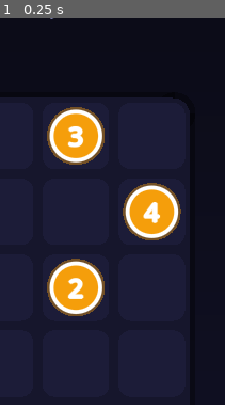
Above: before the commit, frame 1.
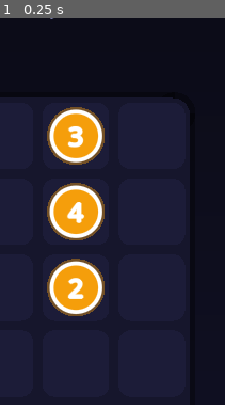
Above: after the commit, the same moment.

Repository: altafhssn/NumberZIpZap
Game: Godot game, scene res://scenes/Main.tscn
The game is run twice, just before and just after one commit, with the same random seed, the same clock (stepped at 60 frames per second) and the same inputs.
Inputs:
- Up to frame 1 (0.25 s): no input
The pictures show only the part of the screen within x 50-100%, y 6-56%; the shares and areas given below are measured in that part.

The runs differ from the first frame. In frame 1, 6.0% of the frame differs, in the area x 20-81%, y 42-58%.

Commit message:
Anchor first/last dots to path endpoints
Dot 1 is always the path's start cell and the highest-numbered dot is
always the final cell, so filling the grid ends exactly on the last
number instead of leaving trailing cells after it.

Co-Authored-By: Claude Opus 4.7 <noreply@anthropic.com>

Diff:
--- a/scripts/LevelGenerator.gd
+++ b/scripts/LevelGenerator.gd
@@ -146,9 +146,8 @@
 	var dots = []
 	var path_len = path.size()
 
-	# Dot 1 at or near start of path
-	var start_offset = randi() % maxi(1, min_seg / 2)
-	var first_dot_idx = mini(start_offset, path_len - 1)
+	# Dot 1 is always the first cell of the path
+	var first_dot_idx = 0
 	dots.append({
 		"number": 1,
 		"row": int(path[first_dot_idx].x),
@@ -201,8 +200,9 @@
 		segment_lengths.append(best_idx - last_idx)
 		last_idx = best_idx
 
-		# Ensure last dot is near the end
-		if n == dot_count and path_len - last_idx > max_seg:
+		# The highest-numbered dot is always the final cell of the path,
+		# so completing the fill ends exactly on the last number.
+		if n == dot_count:
 			dots[-1]["index"] = path_len - 1
 			dots[-1]["row"] = int(path[path_len - 1].x)
 			dots[-1]["col"] = int(path[path_len - 1].y)
